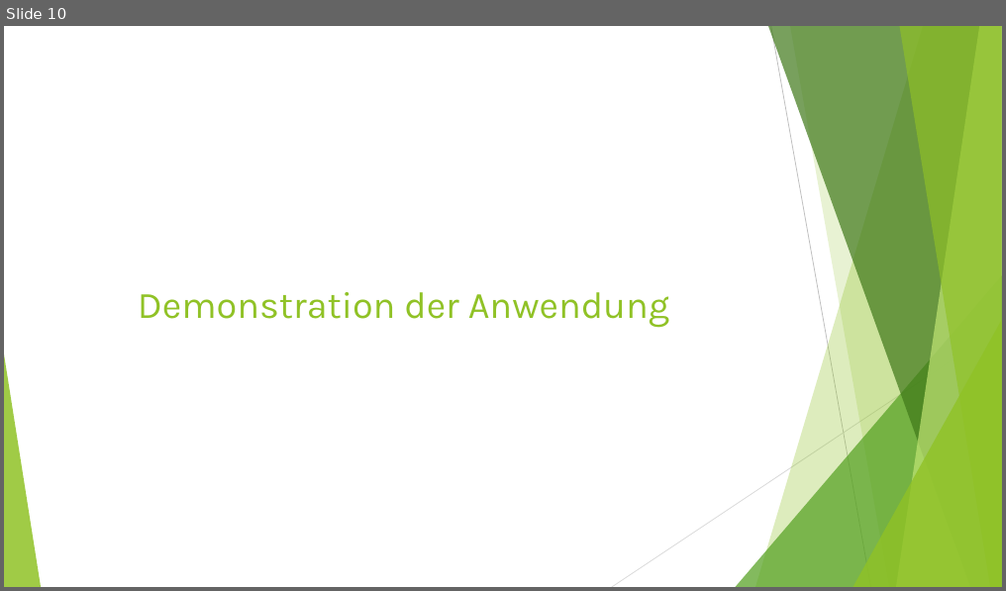
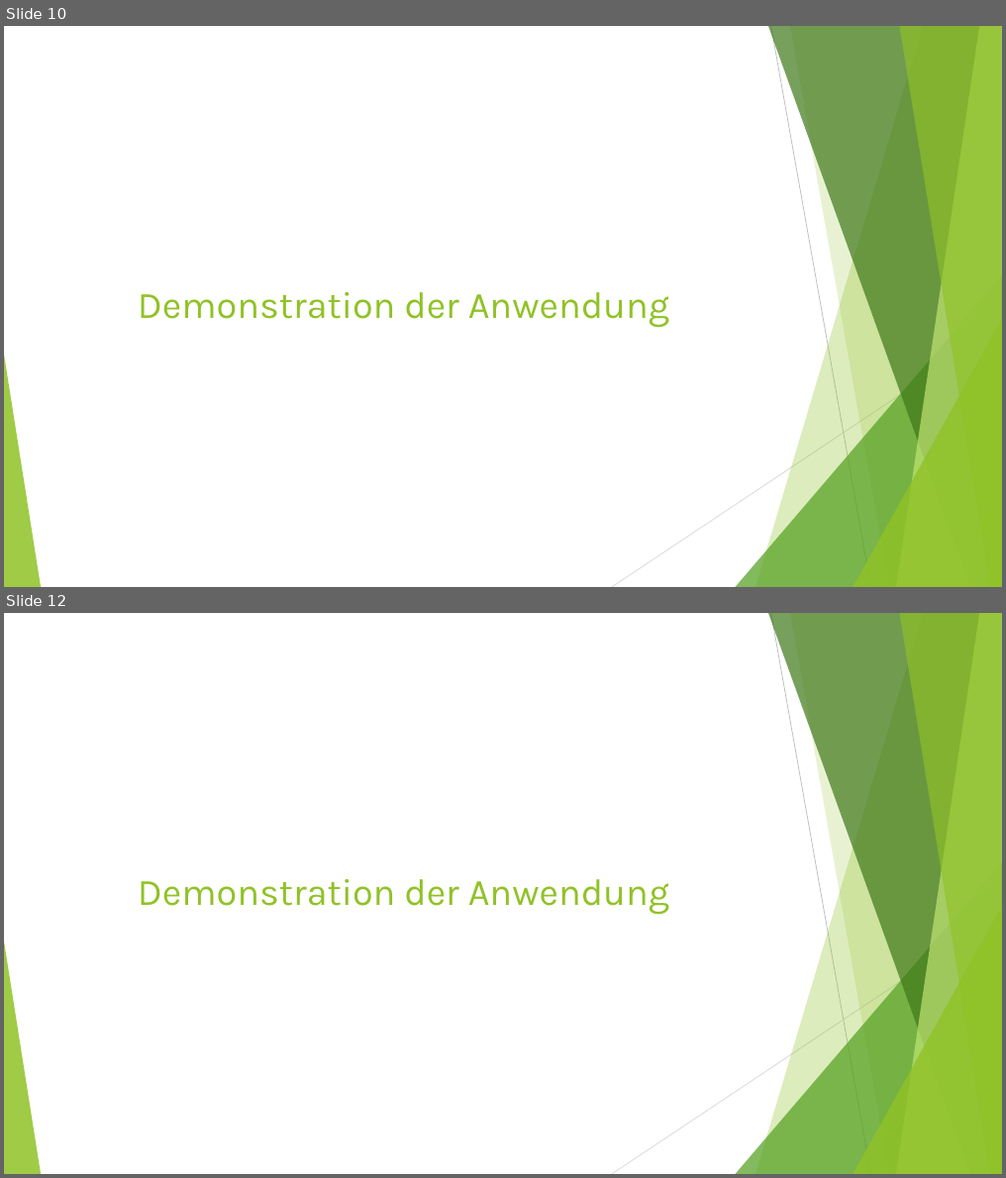
Before and after one commit to ddegregorio/EntwurfsmusterKleinprojekt, a slide deck: Präsentation Observer Pattern.pptx. Shown one above the other, each under a label of ours: slide 10 before the commit, slides 10 and 12 after it; the slides between them are not shown. The pictures are 1006x591 and 1006x1178 pixels, drawn with LibreOffice and Linux fonts; fonts in the diff are those of the drawing. Boxes give left, top, right and bottom in pixels: in the first picture for what was removed or moved away, otherwise in the second. Text is boxed around its words. In the diff, an @@ line names an element or a change of style, - is before the commit and + after.

```diff
--- a/Präsentation Observer Pattern.pptx
+++ b/Präsentation Observer Pattern.pptx
@@ slide 12 added at (4, 613, 1002, 1174), background #FFFFFF; not listed: 10 template elements that a slide beside it also shows @@
@@ title added at (138, 879, 669, 915), 36 pt, text #90C226 @@
+Demonstration der Anwendung
```
Also in this commit, not shown: 1 slide changed, 1 other slide added, 2 other files.
